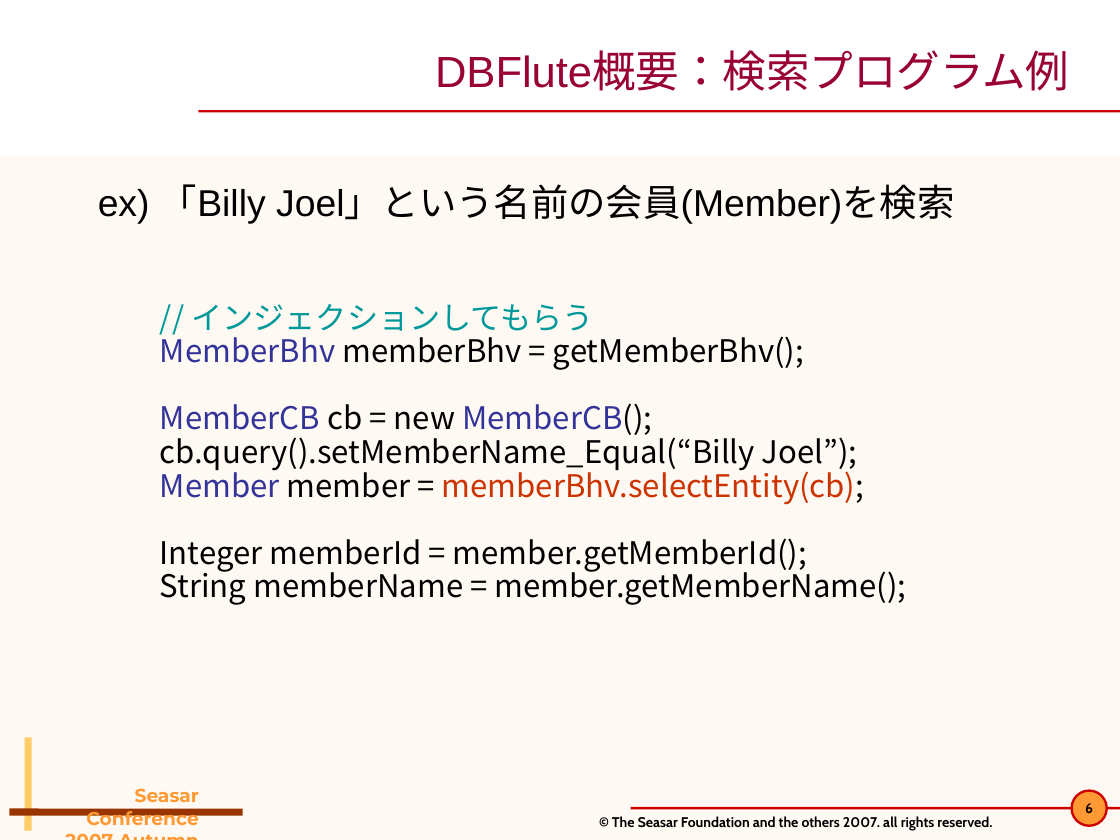
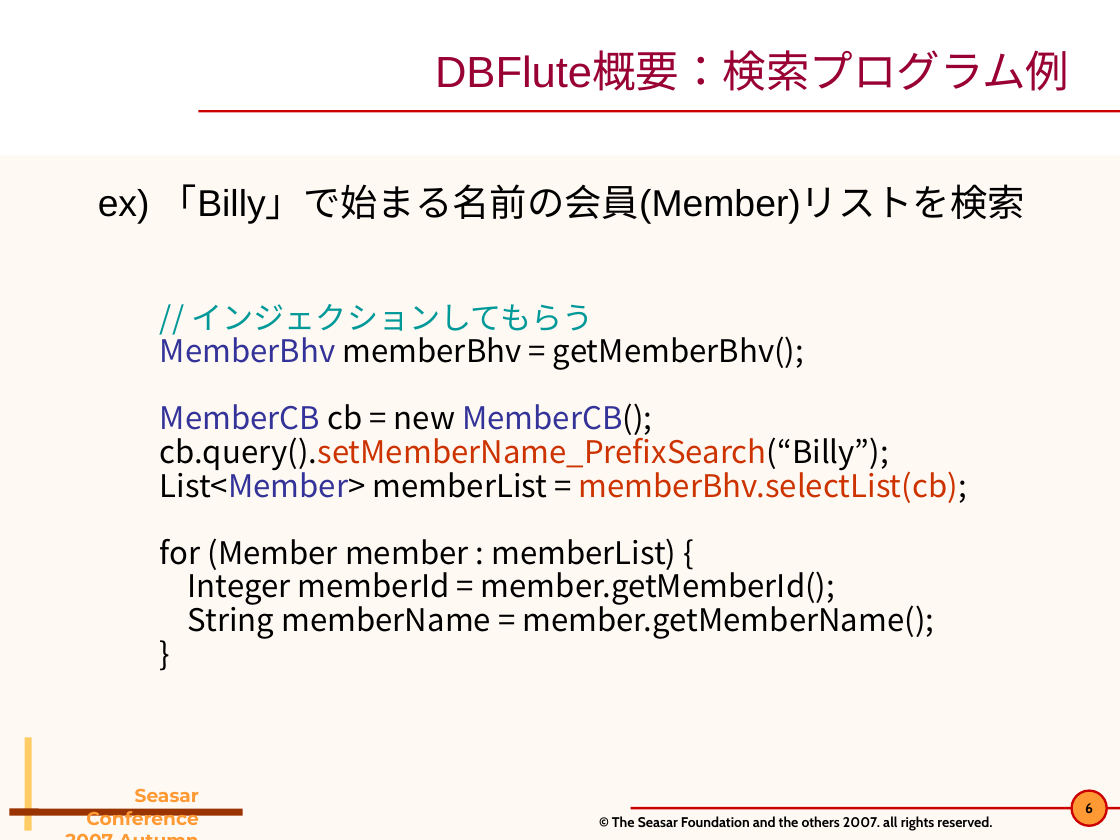
Before and after one commit to seasarorg/dbflute, a slide deck: slide 6 of dbflute/etc/doc/pres/sc2007a_2-DBFlute.ppt. Drawn at 1120x840 pixels with LibreOffice and Linux fonts; fonts in the diff are those of the drawing; background and template pictures are left out. Boxes give left, top, right and bottom in pixels: in the first picture for what was removed or moved away, otherwise in the second. Text is boxed around its words. In the diff, an @@ line names an element or a change of style, - is before the commit and + after.

```diff
--- a/dbflute/etc/doc/pres/sc2007a_2-DBFlute.ppt
+++ b/dbflute/etc/doc/pres/sc2007a_2-DBFlute.ppt
@@ text at (98, 184, 1025, 224): text changed @@
-  ex) 「Billy Joel」という名前の会員(Member)を検索
+  ex) 「Billy」で始まる名前の会員(Member)リストを検索
@@ text at (160, 304, 967, 639): paragraph added @@
+  }
@@ text at (160, 431, 967, 570): text changed @@
-  cb.query().setMemberName_Equal(“Billy Joel”);
-  Member member = memberBhv.selectEntity(cb);
+  cb.query().setMemberName_PrefixSearch(“Billy”);
+  List<Member> memberList = memberBhv.selectList(cb);
+  for (Member member : memberList) {
```
Also in this commit, not shown: 2 other slides changed.
